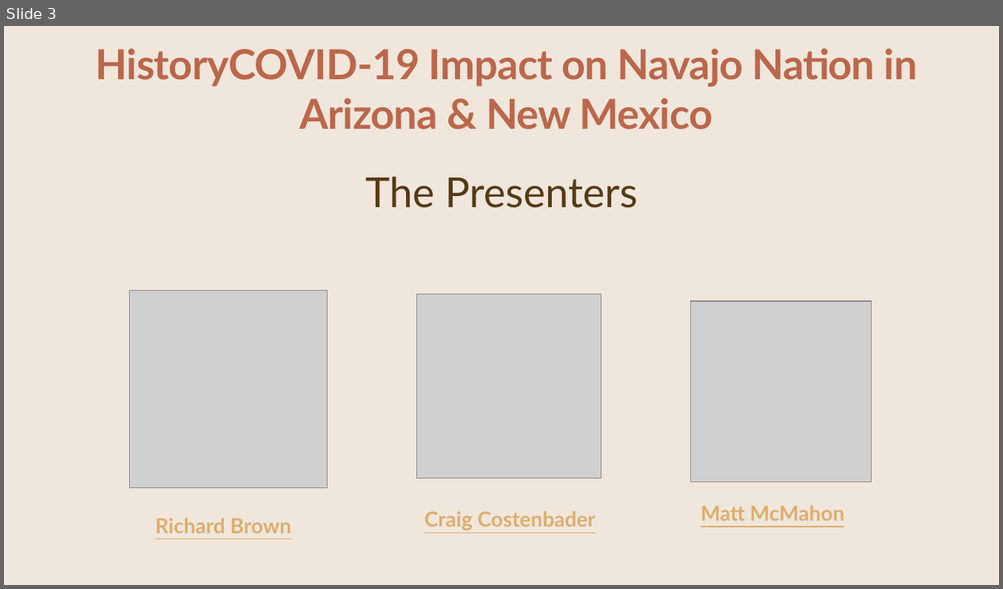
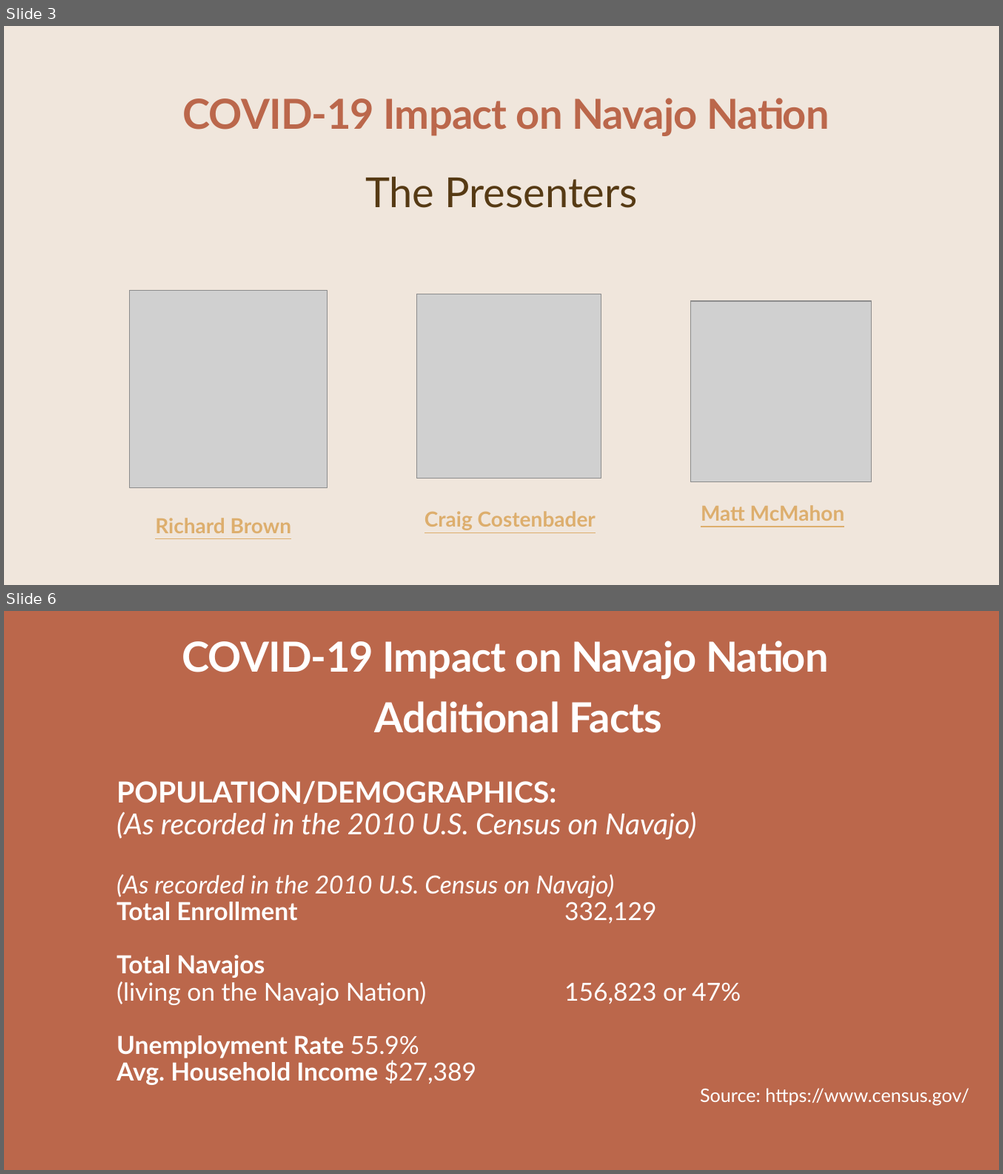
Before and after one commit to CCostenbader/Covid-19-effects-on-the-Navajo-Nation-Indian-Tribe, a slide deck: PPCRAIG.pptx. Shown one above the other, each under a label of ours: slide 3 before the commit, slides 3 and 6 after it; the slides between them are not shown. The pictures are 1003x589 and 1003x1174 pixels, drawn with LibreOffice and Linux fonts; fonts in the diff are those of the drawing; grey boxes stand for pictures; background and template pictures are left out. Boxes give left, top, right and bottom in pixels: in the first picture for what was removed or moved away, otherwise in the second. Text is boxed around its words. In the diff, an @@ line names an element or a change of style, - is before the commit and + after.

```diff
--- a/PPCRAIG.pptx
+++ b/PPCRAIG.pptx
@@ slide 6 added at [4,611,999,1170], background picture (left out) @@
@@ text added at [182,641,828,679], 40 pt, text #FFFFFF, bold @@
+COVID-19 Impact on Navajo Nation
@@ title added at [375,701,662,733], 40 pt, text #FFFFFF, bold @@
+Additional Facts
@@ text added at [116,781,969,1106], 24 pt, text #FFFFFF @@
+POPULATION/DEMOGRAPHICS:
+(As recorded in the 2010 U.S. Census on Navajo)
+(As recorded in the 2010 U.S. Census on Navajo)
+Total Enrollment 332,129
+Total Navajos
+(living on the Navajo Nation) 156,823 or 47%
+Unemployment Rate 55.9%
+Avg. Household Income $27,389
+Source: https://www.census.gov/
@@ slide 3 changed as well @@
@@ text at [183,98,829,136]: text changed @@
-HistoryCOVID-19 Impact on Navajo Nation in Arizona & New Mexico
+COVID-19 Impact on Navajo Nation
```
Also in this commit, not shown: 6 other slides changed, 10 other slides added, 13 slides removed, 5 other files.
